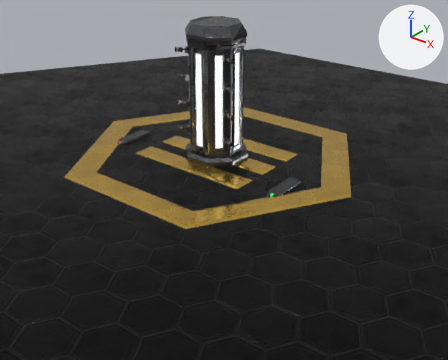
Two versions of the glTF model site/assets/arena/models/ring-kit.glb, one commit apart.
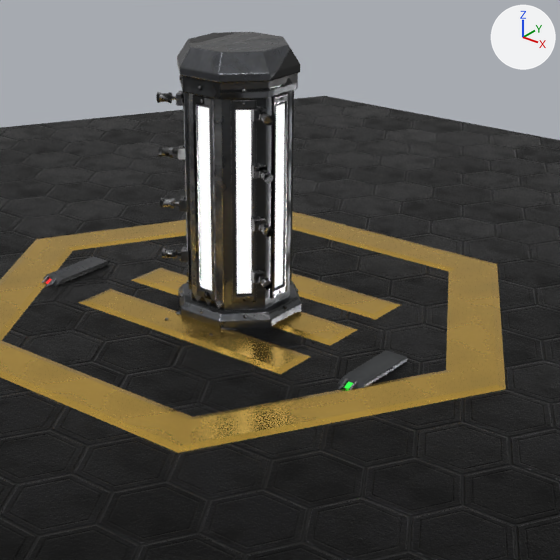
Each version appears first whole from a 50 mm lens placed at (5.07, -6.17, 4.45), pointed at (0.38, -0.31, 0.83), and next in a close-up on the part from 21% to 85% of the width and 0% to 79% of the height. The lights are fixed; the arrows at upper right show +X, +Y and +Z. The first two pictures are the older version. Where no turn or scale is listed for an object, it has been applied to the vertices. Vertices at exactly the same position are counted once.

Before the edit, the objects in view are built like this:
```python
ob_emblem = bpy.data.objects.new('Emblem', me_emblem)
ob_emblem.location = (0.0, 0.0, 0.0)
ob_post = bpy.data.objects.new('Post', me_post)
ob_post.location = (0.0, 0.0, 0.0)
ob_postled_in = bpy.data.objects.new('PostLED_In', me_postled_in)
ob_postled_in.location = (0.0, 0.0, 0.0)
ob_postled_inr = bpy.data.objects.new('PostLED_InR', me_postled_inr)
ob_postled_inr.location = (0.0, 0.0, 0.0)
ob_postled_r = bpy.data.objects.new('PostLED_R', me_postled_r)
ob_postled_r.location = (0.0, 0.0, 0.0)
ob_steps = bpy.data.objects.new('Steps', me_steps)
ob_steps.location = (0.0, 0.0, 0.0)
# also in view: 'Canvas' at (0.0, 0.0, 1.0)
```
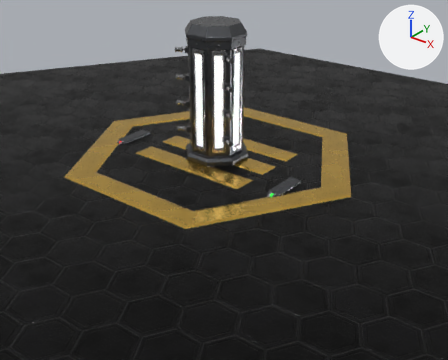
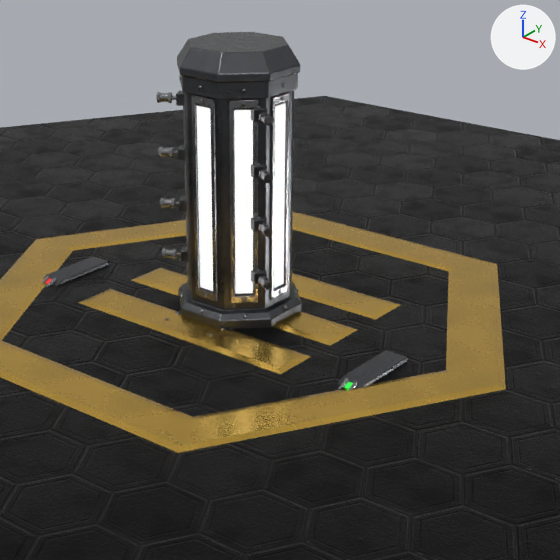
Pixel boxes [x1, y1, x2, y2] of what changed, in the close-ups (560 x 560 px; the box of a moved part takes in the faces that stretch with it):
'Post', reshaped, surface changed
    both: [156, 32, 302, 329]
part 1 of me_post, moved or reshaped
    both: [183, 90, 294, 303]
part 2 of me_post, surface changed
    both: [156, 32, 302, 328]
part 3 of me_postled_in, moved or reshaped
    before: [198, 106, 212, 291]
    after: [197, 106, 213, 291]
part 4 of me_postled_inr, moved or reshaped
    before: [236, 110, 252, 294]
    after: [234, 110, 253, 294]
part 5 of me_postled_r, moved or reshaped
    before: [275, 103, 285, 288]
    after: [274, 103, 286, 288]
part 6 of me_steps, surface changed
    both: [43, 260, 407, 390]

Patch to the scene script:
```diff
--- a/site/assets/arena/models/ring-kit.glb.py
+++ b/site/assets/arena/models/ring-kit.glb.py
@@ me_post @@
 me_post.from_pydata(...)  # 3600 vertices, 6270 faces; spans x -0.48..0.48, y -0.42..0.42, z 0.95..2.83
+# me_post part 1: 640 of 3600 vertices moved; they spanned x -0.36..0.36, y -0.36..0.36, z 1.16..2.54 and now span x -0.36..0.36, y -0.36..0.36, z 1.16..2.54; mean shift (0.0, 0.0, 0.0); largest move (0.29, -0.21, 1.21) -> (0.3, -0.21, 1.21)
+# me_post part 2: texture (UV) coordinates of 6270 of 6270 faces, centred in x -0.48..0.48, y -0.42..0.42, z 0.98..2.83, changed; they spanned u 0.0..0.99, v 0.0..0.99 and now span u 0.0..1.0, v 0.0..0.99
 me_post.materials.append(mat_kit)
@@ me_postled_in @@
-me_postled_in.from_pydata(...)  # 4 vertices, 2 faces; spans x -0.049..0.049, y -0.346, z 1.225..2.475
-me_postled_in.vertices[0].co = (-0.049, -0.346, 1.225)  # pixel (201, 287)
-me_postled_in.vertices[1].co = (0.049, -0.346, 1.225)  # pixel (212, 290)
-me_postled_in.vertices[2].co = (0.049, -0.346, 2.475)  # pixel (209, 108)
-me_postled_in.vertices[3].co = (-0.049, -0.346, 2.475)  # pixel (197, 105)
+me_postled_in.from_pydata(...)  # 4 vertices, 2 faces; spans x -0.059..0.059, y -0.346, z 1.225..2.475
+# me_postled_in part 3
+me_postled_in.vertices[0].co = (-0.059, -0.346, 1.225)  # pixel (200, 287)
+me_postled_in.vertices[1].co = (0.059, -0.346, 1.225)  # pixel (213, 291)
+me_postled_in.vertices[2].co = (0.059, -0.346, 2.475)  # pixel (210, 108)
+me_postled_in.vertices[3].co = (-0.059, -0.346, 2.475)  # pixel (196, 105)
 me_postled_in.materials.append(mat_led_neutral)
@@ me_postled_inr @@
-me_postled_inr.from_pydata(...)  # 4 vertices, 2 faces; spans x 0.21..0.28, y -0.28..-0.21, z 1.225..2.475
-me_postled_inr.vertices[0].co = (0.21, -0.28, 1.225)  # pixel (236, 293)
-me_postled_inr.vertices[1].co = (0.28, -0.21, 1.225)  # pixel (251, 293)
-me_postled_inr.vertices[2].co = (0.28, -0.21, 2.475)  # pixel (251, 109)
-me_postled_inr.vertices[3].co = (0.21, -0.28, 2.475)  # pixel (235, 110)
+me_postled_inr.from_pydata(...)  # 4 vertices, 2 faces; spans x 0.203..0.286, y -0.286..-0.203, z 1.225..2.475
+# me_postled_inr part 4
+me_postled_inr.vertices[0].co = (0.203, -0.286, 1.225)  # pixel (235, 293)
+me_postled_inr.vertices[1].co = (0.286, -0.203, 1.225)  # pixel (252, 293)
+me_postled_inr.vertices[2].co = (0.286, -0.203, 2.475)
+me_postled_inr.vertices[3].co = (0.203, -0.286, 2.475)  # pixel (234, 110)
 me_postled_inr.materials.append(mat_led_neutral)
@@ me_postled_r @@
-me_postled_r.from_pydata(...)  # 4 vertices, 2 faces; spans x 0.346, y -0.049..0.049, z 1.225..2.475
-me_postled_r.vertices[0].co = (0.346, -0.049, 1.225)
-me_postled_r.vertices[1].co = (0.346, 0.049, 1.225)  # pixel (282, 283)
-me_postled_r.vertices[2].co = (0.346, 0.049, 2.475)  # pixel (284, 103)
-me_postled_r.vertices[3].co = (0.346, -0.049, 2.475)  # pixel (275, 106)
+me_postled_r.from_pydata(...)  # 4 vertices, 2 faces; spans x 0.346, y -0.059..0.059, z 1.225..2.475
+# me_postled_r part 5
+me_postled_r.vertices[0].co = (0.346, -0.059, 1.225)  # pixel (273, 288)
+me_postled_r.vertices[1].co = (0.346, 0.059, 1.225)  # pixel (283, 283)
+me_postled_r.vertices[2].co = (0.346, 0.059, 2.475)  # pixel (285, 103)
+me_postled_r.vertices[3].co = (0.346, -0.059, 2.475)  # pixel (274, 106)
 me_postled_r.materials.append(mat_led_neutral)
@@ me_steps @@
 me_steps.from_pydata(...)  # 564 vertices, 788 faces; spans x -1.43..1.43, y -2.36..-0.04, z 0.0..1.04
+# me_steps part 6: texture (UV) coordinates of 774 of 788 faces, centred in x -1.43..1.43, y -2.36..-0.15, z 0.01..1.03, changed; they spanned u 0.09..0.97, v 0.0..0.97 and now span u 0.11..0.95, v 0.0..0.97
 me_steps.materials.append(mat_kit)
```
